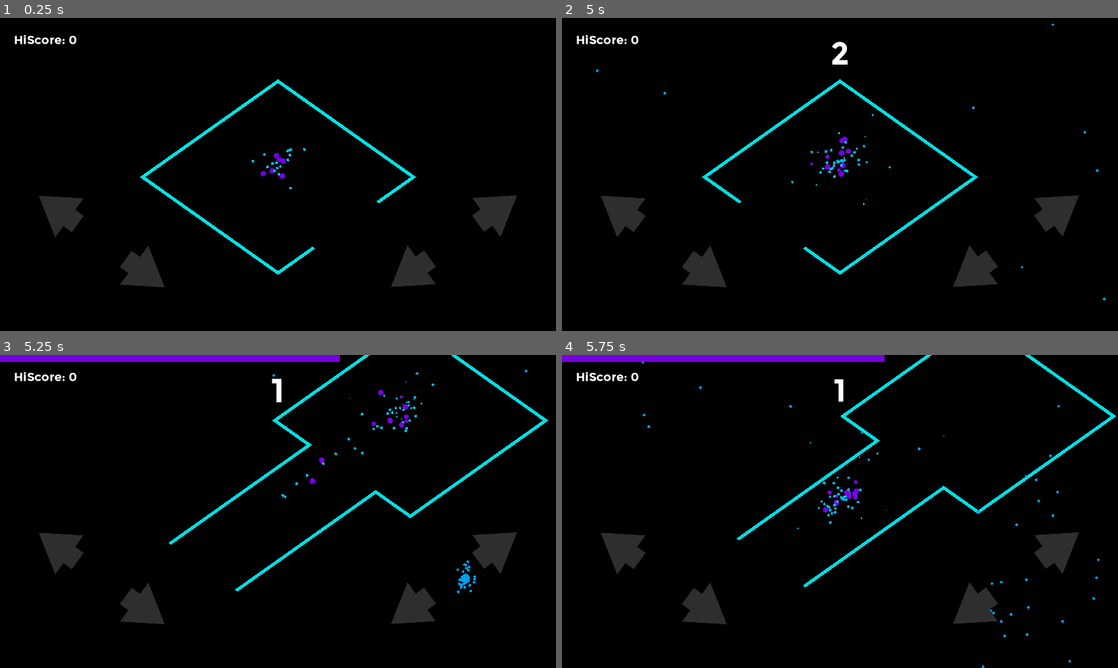
Above: before the commit, frames 1-4 (two rows, left to right).
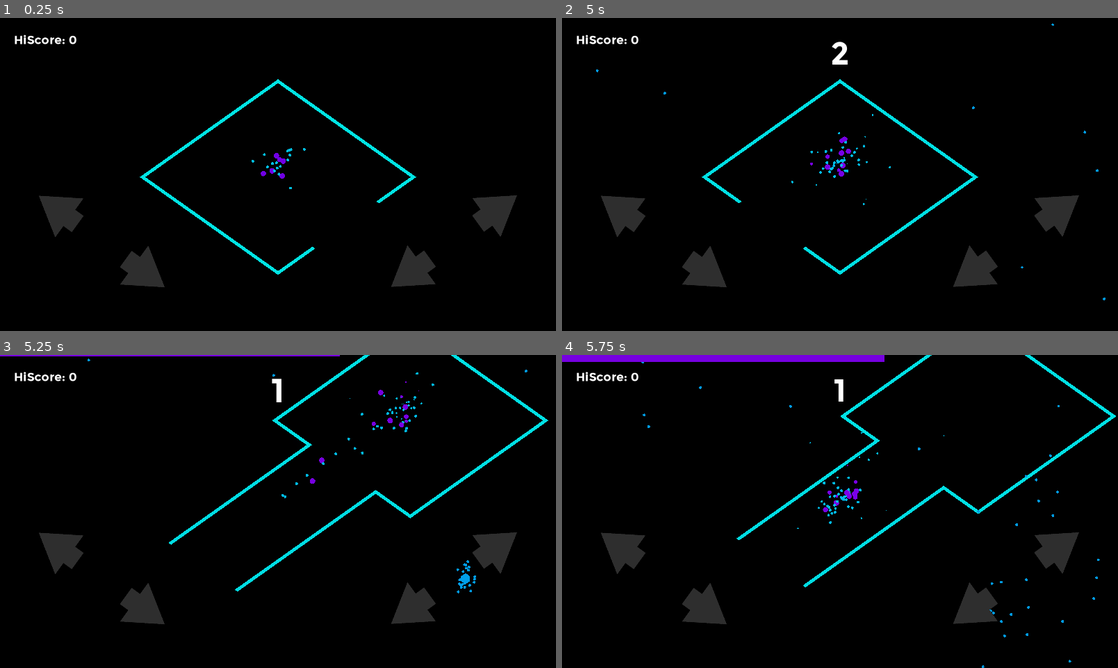
Above: after the commit, the same moments.

Repository: Pomoc48/iso-game
Game: Godot game, scene res://scenes/Level.tscn
The game is run twice, just before and just after one commit, with the same random seed, the same clock (stepped at 60 frames per second) and the same inputs.
Inputs (mouse positions are in pixels of both pictures, inside the frame that each line leads up to):
- Up to frame 1 (0.25 s): no input
- Up to frame 2 (5 s): click (617, 208) at 0.5 s; click (706, 274) at 1.25 s; click (973, 274) at 2 s; click (1062, 212) at 2.75 s; click (617, 208) at 3.5 s; click (706, 274) at 4.25 s
- Up to frame 3 (5.25 s): click (411, 611) at 5 s
- Up to frame 4 (5.75 s): no input

Frames 1-2 are identical in both runs. In frame 3, 1.1% of the frame differs, in the area x 0-62%, y 0-3%; in frame 4, nothing differs.

Commit message:
Fix health bar animation

Diff:
--- a/scripts/Level.gd
+++ b/scripts/Level.gd
@@ -171,7 +171,7 @@
 	_is_player_dead = true
 
 	Globals.player_can_move = false
-	_interface.calculate_healthbar()
+	_interface.hide_healthbar()
 
 	_player.play_kill_cam()
 	_platforms.clear_playfield()
